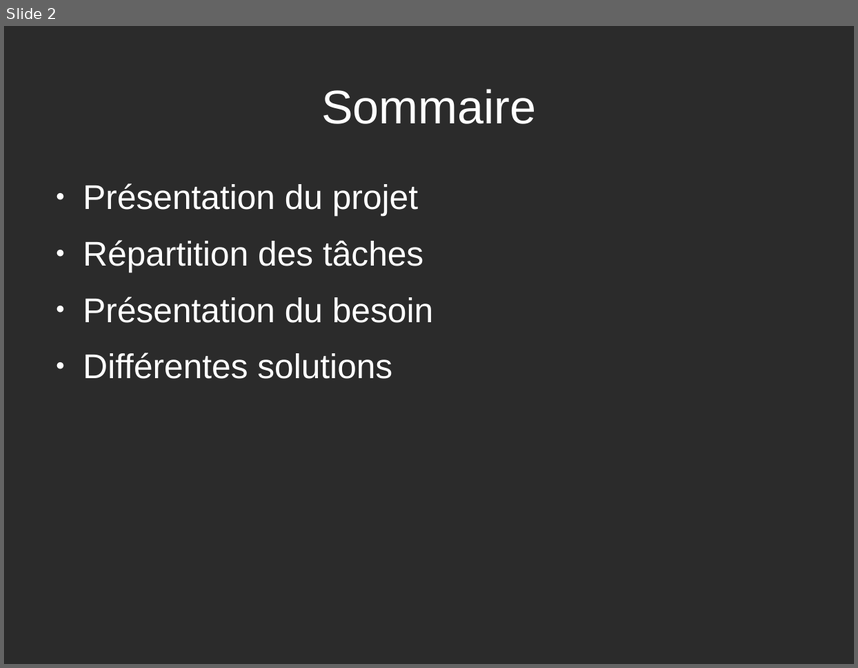
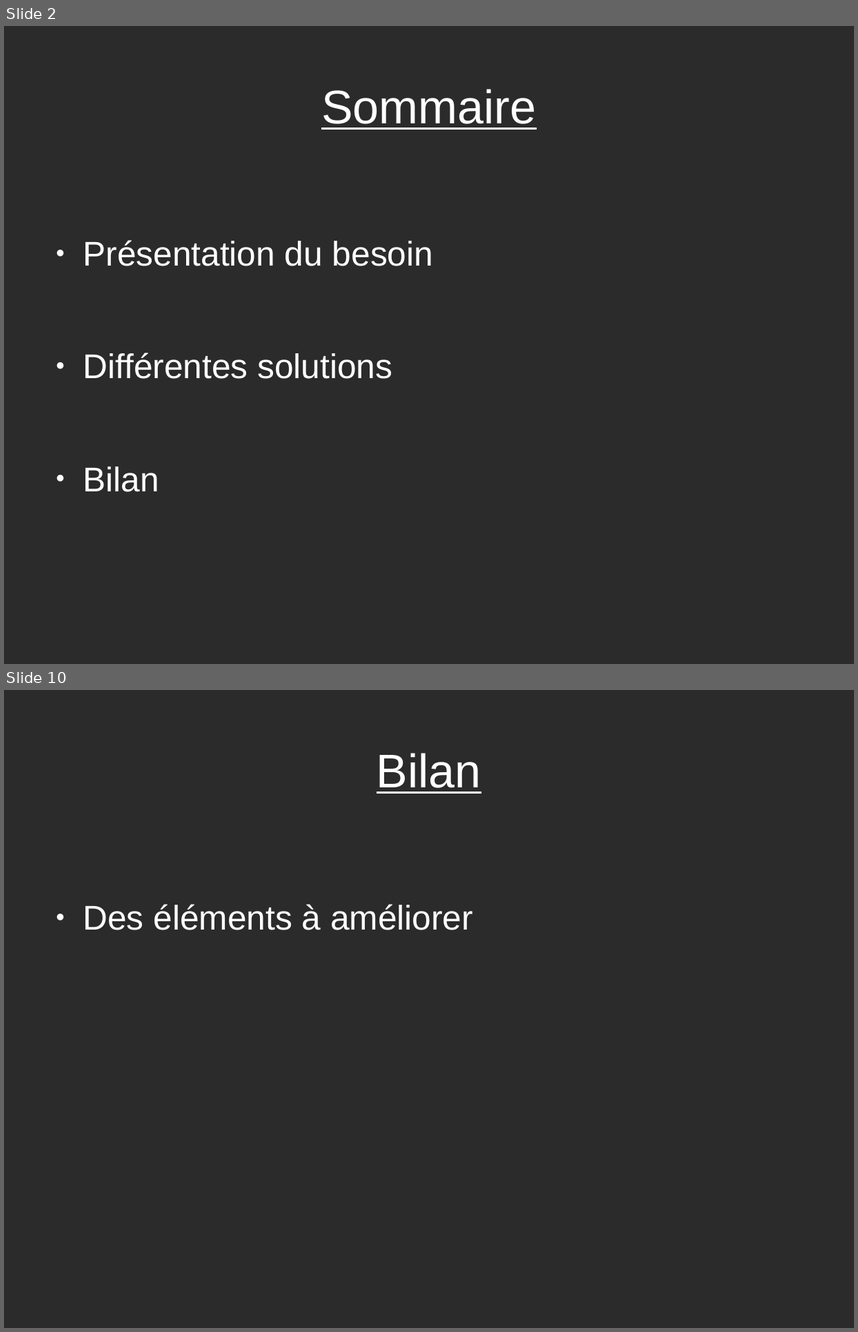
Before and after one commit to VisiteVirtuelle/-diteur-de-maison, a slide deck: Thomas Duditlieux - Diapo de Projet.odp. Shown one above the other, each under a label of ours: slide 2 before the commit, slides 2 and 10 after it; the slides between them are not shown. The pictures are 858x668 and 858x1332 pixels, drawn with LibreOffice and Linux fonts; fonts in the diff are those of the drawing; background and template pictures are left out; a plain dark background stands for a picture behind light text. Boxes give left, top, right and bottom in pixels: in the first picture for what was removed or moved away, otherwise in the second. Text is boxed around its words. In the diff, an @@ line names an element or a change of style, - is before the commit and + after.

```diff
--- a/Thomas Duditlieux - Diapo de Projet.odp
+++ b/Thomas Duditlieux - Diapo de Projet.odp
@@ slide 10 added at bbox=[4, 690, 854, 1328], background picture (left out) @@
@@ title added at bbox=[377, 753, 481, 793], 44 pt, text #FFFFFF, underline @@
+Bilan
@@ text added at bbox=[83, 904, 473, 930], 32 pt, text #FFFFFF @@
+● Des éléments à améliorer
@@ slide 2 changed as well @@
@@ title "Sommaire" at bbox=[321, 89, 536, 129]: underline on @@
@@ text at bbox=[83, 183, 424, 272]: paragraphs removed @@
-● Présentation du projet
-● Répartition des tâches
@@ text at bbox=[83, 466, 159, 492]: paragraph added @@
+● Bilan
```
Also in this commit, not shown: 1 other slide changed, 7 other slides added, 1 slide removed, 1 other file.
